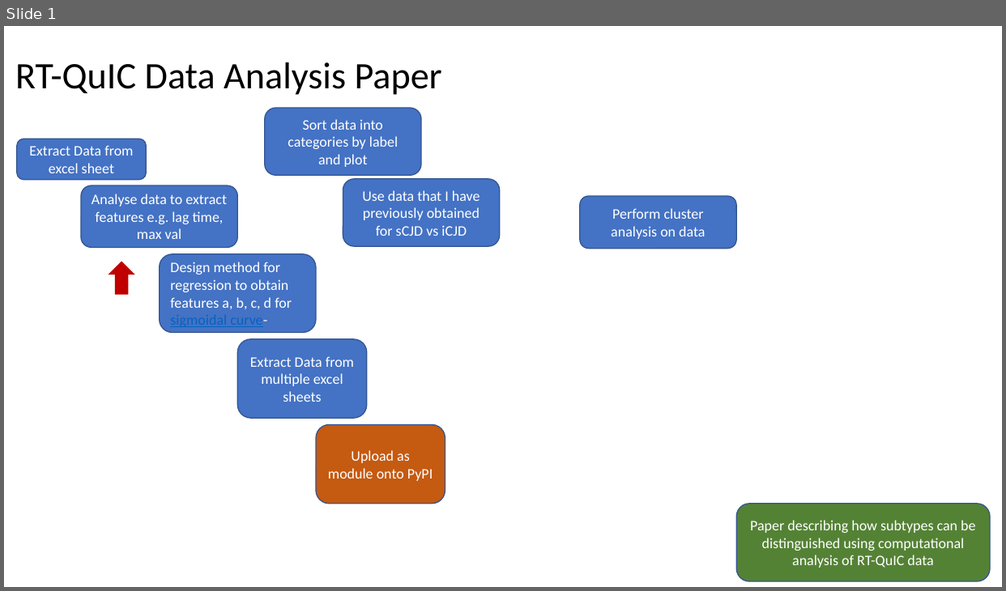
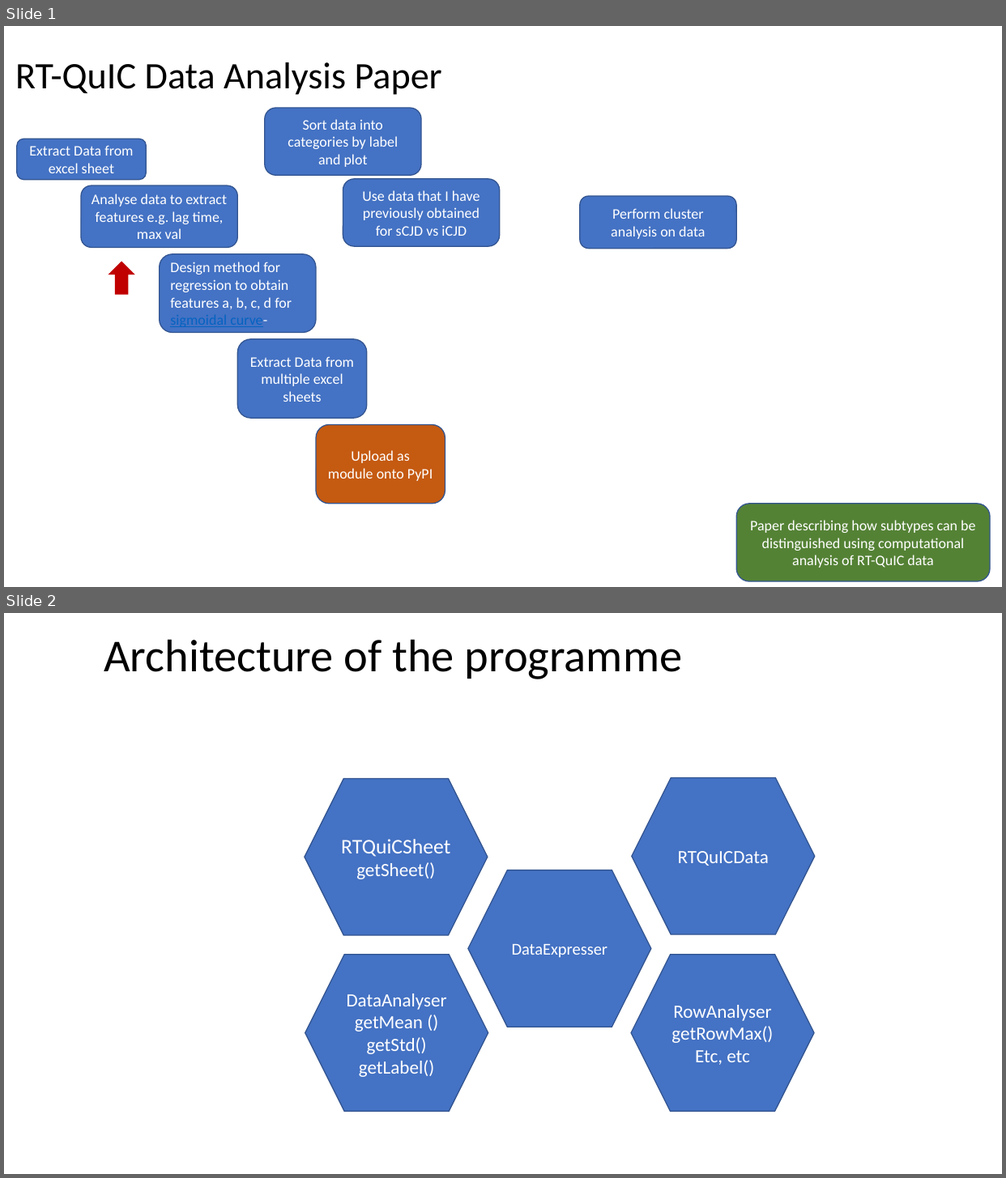
Before and after one commit to apeden/excelMaxRow, a slide deck: rtquicProjectFlow.pptx. Shown one above the other, each under a label of ours: slide 1 before the commit, slides 1 and 2 after it. The pictures are 1006x591 and 1006x1178 pixels, drawn with LibreOffice and Linux fonts; fonts in the diff are those of the drawing. Boxes give left, top, right and bottom in pixels: in the first picture for what was removed or moved away, otherwise in the second. Text is boxed around its words. In the diff, an @@ line names an element or a change of style, - is before the commit and + after.

```diff
--- a/rtquicProjectFlow.pptx
+++ b/rtquicProjectFlow.pptx
@@ slide 2 added at <box>4,613,1002,1174</box>, background #FFFFFF @@
@@ title added at <box>104,639,682,679</box>, 44 pt, text #000000 @@
+Architecture of the programme
@@ hexagon added at <box>305,778,488,935</box>, fill #4472C4, outline #325491 1 pt, 20 pt, text #FFFFFF @@
+RTQuiCSheet
+getSheet()
@@ hexagon added at <box>632,777,816,935</box>, fill #4472C4, outline #325491 1 pt, 18 pt, text #FFFFFF @@
+RTQuICData
@@ hexagon added at <box>468,871,651,1028</box>, fill #4472C4, outline #325491 1 pt, 16 pt, text #FFFFFF @@
+DataExpresser
@@ hexagon added at <box>305,955,488,1112</box>, fill #4472C4, outline #325491 1 pt, 18 pt, text #FFFFFF @@
+DataAnalyser
+getMean ()
+getStd()
+getLabel()
@@ hexagon added at <box>632,955,815,1112</box>, fill #4472C4, outline #325491 1 pt, 18 pt, text #FFFFFF @@
+RowAnalyser
+getRowMax()
+Etc, etc
```
Also in this commit, not shown: 1 slide removed, 1 other file.
